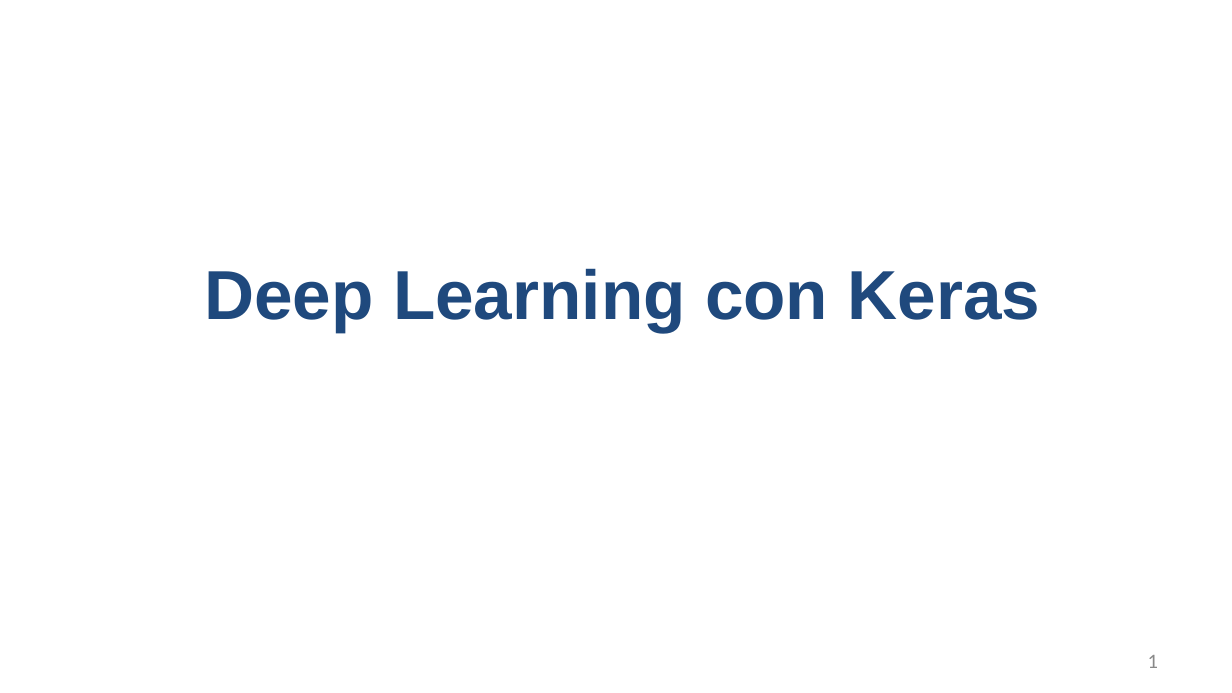
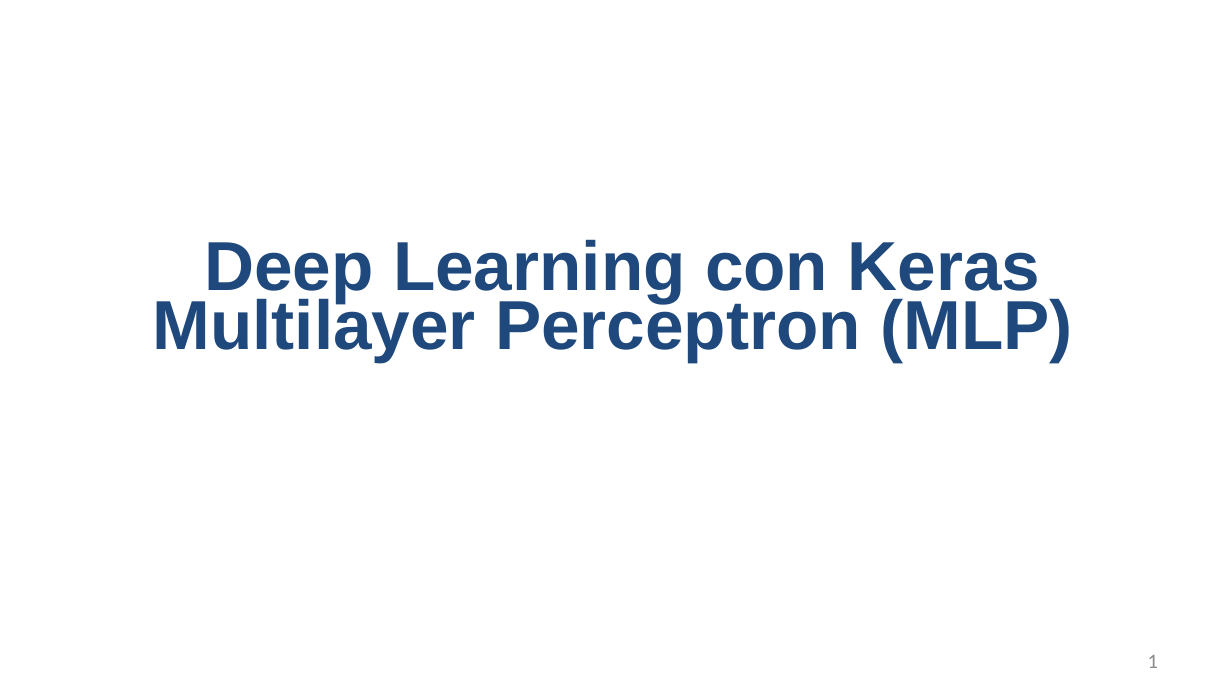
Before and after one commit to shanthalchs/Python-DeepLearning, a slide deck: slide 1 of Python/Deep Learning con Keras.pptx. Drawn at 1232x693 pixels with LibreOffice and Linux fonts; fonts in the diff are those of the drawing; background and template pictures are left out. Boxes give left, top, right and bottom in pixels: in the first picture for what was removed or moved away, otherwise in the second. Text is boxed around its words. In the diff, an @@ line names an element or a change of style, - is before the commit and + after.

```diff
--- a/Python/Deep Learning con Keras.pptx
+++ b/Python/Deep Learning con Keras.pptx
@@ text at <box>152,293,1072,361</box>: paragraph added @@
+Multilayer Perceptron (MLP)
```
Also in this commit, not shown: 4 other slides changed, 2 slides added, 56 other files.
